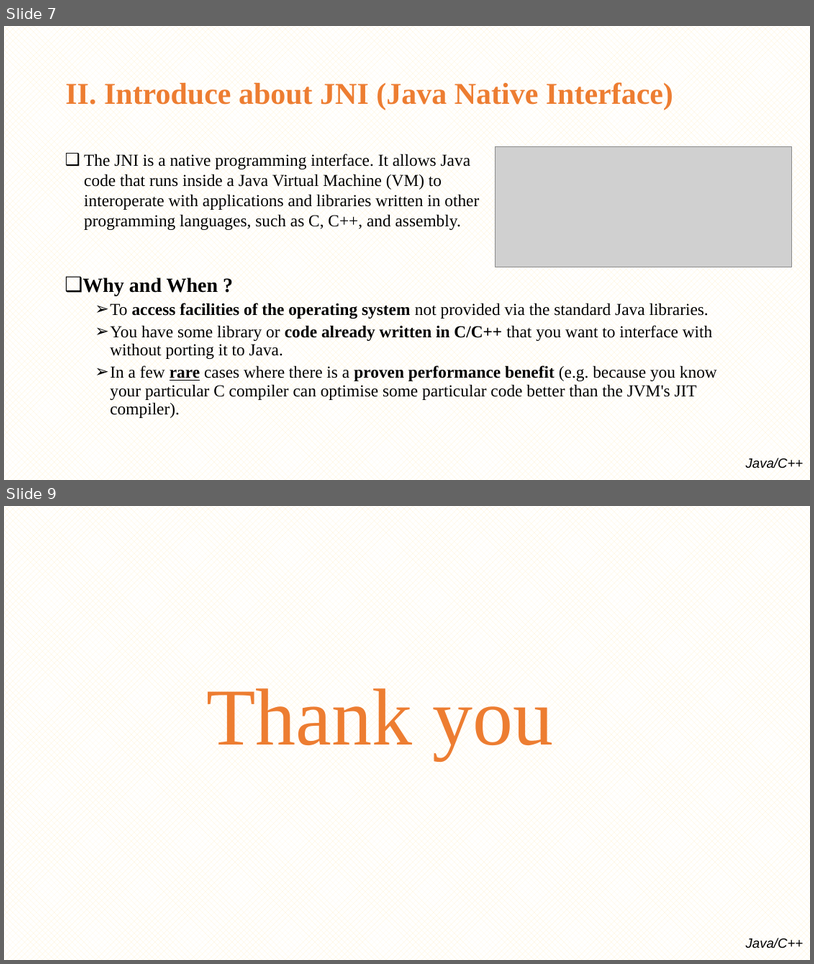
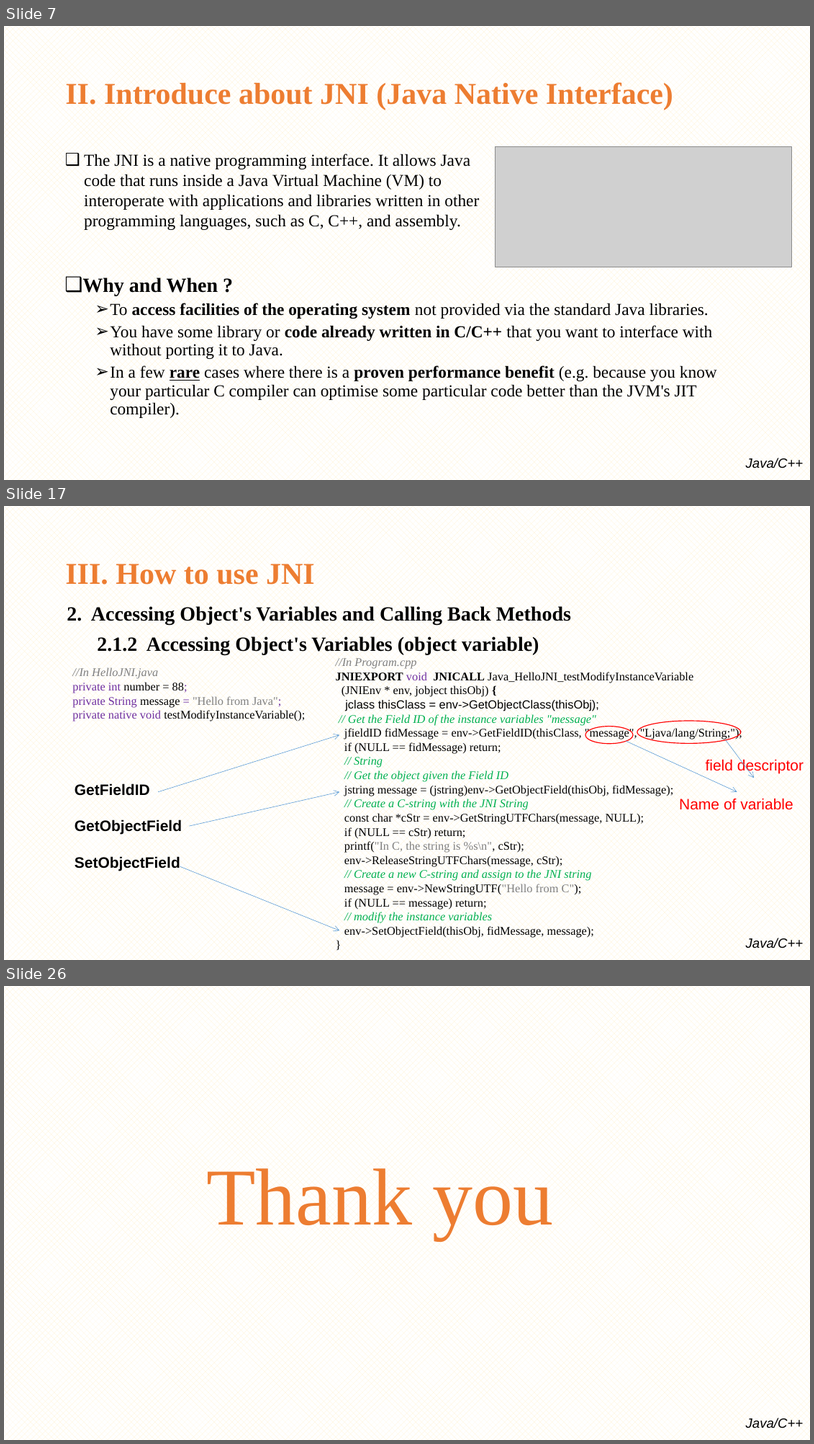
Before and after one commit to minhthedt/hello-world, a slide deck: Training/Java native interface(JNI).pptx. Shown one above the other, each under a label of ours: slides 7 and 9 before the commit, slides 7, 17 and 26 after it; the slides between them are not shown. The pictures are 814x964 and 814x1444 pixels, drawn with LibreOffice and Linux fonts; fonts in the diff are those of the drawing; grey boxes stand for pictures; background and template pictures are left out. Boxes give left, top, right and bottom in pixels: in the first picture for what was removed or moved away, otherwise in the second. Text is boxed around its words. In the diff, an @@ line names an element or a change of style, - is before the commit and + after.

```diff
--- a/Training/Java native interface(JNI).pptx
+++ b/Training/Java native interface(JNI).pptx
@@ slide 17 added at (x1=4, y1=506, x2=810, y2=960), background pattern #FFF2CC on #FFFFFF; not listed: 1 template element that a slide beside it also shows @@
@@ title added at (x1=65, y1=564, x2=315, y2=584), 36 pt, text #ED7D31, bold @@
+III. How to use JNI
@@ text added at (x1=67, y1=606, x2=571, y2=655), 24 pt, text #000000, bold @@
+2. Accessing Object's Variables and Calling Back Methods
+2.1.2 Accessing Object's Variables (object variable)
@@ text added at (x1=72, y1=667, x2=305, y2=721), 14 pt, text #000000 @@
+//In HelloJNI.java
+private int number = 88;
+private String message = "Hello from Java";
+private native void testModifyInstanceVariable();
@@ text added at (x1=336, y1=658, x2=743, y2=937), 14 pt, text #000000 @@
+//In Program.cpp
+JNIEXPORT void JNICALL Java_HelloJNI_testModifyInstanceVariable
+(JNIEnv * env, jobject thisObj) {
+jclass thisClass = env->GetObjectClass(thisObj);
+// Get the Field ID of the instance variables "message"
+jfieldID fidMessage = env->GetFieldID(thisClass, "message", "Ljava/lang/String;");
+if (NULL == fidMessage) return;
+// String
+// Get the object given the Field ID
+jstring message = (jstring)env->GetObjectField(thisObj, fidMessage);
+// Create a C-string with the JNI String
+const char *cStr = env->GetStringUTFChars(message, NULL);
+if (NULL == cStr) return;
+printf("In C, the string is %s\n", cStr);
+env->ReleaseStringUTFChars(message, cStr);
+// Create a new C-string and assign to the JNI string
+message = env->NewStringUTF("Hello from C");
+if (NULL == message) return;
+// modify the instance variables
+env->SetObjectField(thisObj, fidMessage, message);
+}
@@ ellipse added at (x1=638, y1=721, x2=741, y2=743), outline #FF0000 1 pt @@
@@ arrow added from (158, 792) to (340, 735), #5B9BD5 0.5 pt @@
@@ ellipse added at (x1=586, y1=726, x2=634, y2=744), outline #FF0000 1 pt @@
@@ arrow added from (627, 741) to (738, 792), #5B9BD5 0.5 pt @@
@@ arrow added from (726, 740) to (755, 777), #5B9BD5 0.5 pt @@
@@ text added at (x1=706, y1=758, x2=804, y2=773), 18 pt, text #FF0000 @@
+field descriptor
@@ text added at (x1=75, y1=783, x2=182, y2=870), 18 pt, text #000000, bold @@
+GetFieldID
+GetObjectField
+SetObjectField
@@ arrow added from (189, 826) to (340, 792), #5B9BD5 0.5 pt @@
@@ text added at (x1=679, y1=798, x2=793, y2=810), 18 pt, text #FF0000 @@
+Name of variable
@@ arrow added from (180, 867) to (340, 930), #5B9BD5 0.5 pt @@
@@ what was slide 9 is now slide 26 @@
```
Also in this commit, not shown: 1 slide changed, 16 other slides added.
